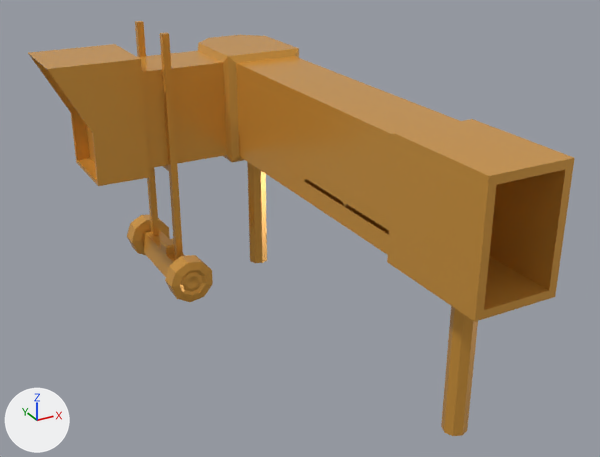
What one commit did to the glTF model public/models/airport-jet-bridge.glb.
Both versions are drawn from a 50 mm lens placed at (-10.8, -17.34, 12.03), pointed at (-1.43, -0.3, 3.51). The axes (+X, +Y, +Z) are drawn at lower left. The lights are the same throughout. Where no turn or scale is listed for an object, it has been applied to the vertices.

The first picture shows 'airport-jet-bridge'.
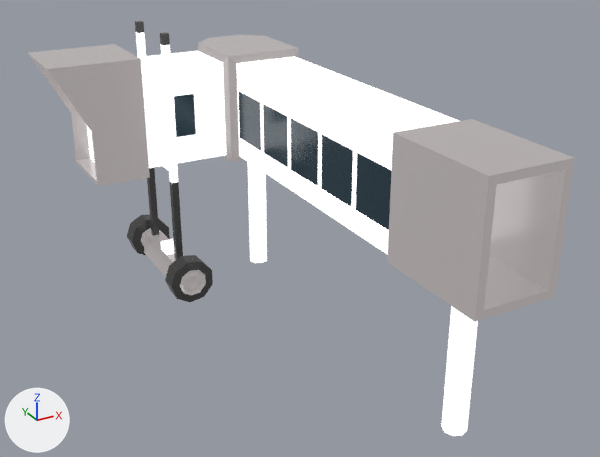
Changed parts and their boxes (x1, y1, x2, y2) in the pictures (600 x 457 px):
'airport-jet-bridge', recoloured (brown to white)
    both: (28, 21, 574, 436)

What the commit changed:
Picture 'base' (img_base) is new.
Material 'LOWPOLY-COLORS.001' (mat_lowpoly_colors_001) is new.
Uses the picture img_base.
me_airport_jet_bridge has 399 vertices, 696 faces and spans x -6.25..1.15, y -6.65..7.67, z 0.0..7.8.
me_airport_jet_bridge no longer uses material mat_lowpoly_colors.
me_airport_jet_bridge now uses material mat_lowpoly_colors_001.
